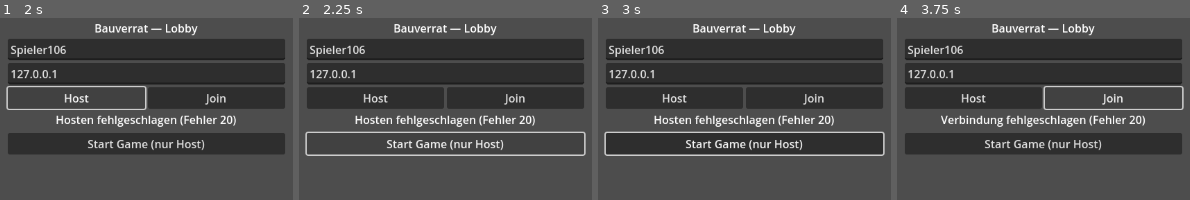
Above: before the commit, frames 1-4 (left to right).
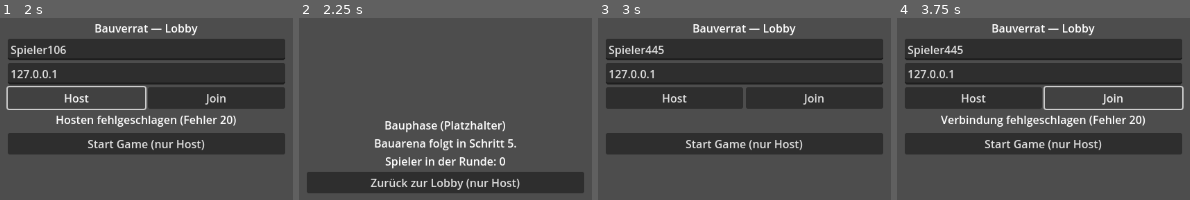
Above: after the commit, the same moments.

Repository: vilunacode/Blueprint-Liars
Game: Godot game, scene res://scenes/main/Main.tscn
The game is run twice, just before and just after one commit, with the same random seed, the same clock (stepped at 60 frames per second) and the same inputs.
Inputs (mouse positions are in pixels of both pictures, inside the frame that each line leads up to):
- Up to frame 1 (2 s): tap Enter at 0.5 s; click "Host" at 1.25 s
- Up to frame 2 (2.25 s): click "Start Game (nur Host)" at 2 s
- Up to frame 3 (3 s): click (744, 181) at 2.75 s, where only the run after the commit has a clickable "Zurück zur Lobby (nur Host)"
- Up to frame 4 (3.75 s): click "Join" at 3.5 s

Frame 1 is identical in both runs. In frame 2, 51% of the frame differs, in the area x 2-98%, y 3-97%; in frame 3, 4.0%; in frame 4, 0.2%.

Commit message:
Platzhalter-Szene für Bauphase ergänzen
Main.gd zeigte beim Wechsel Lobby -> Build bisher keine Reaktion,
da die echte BuildArena erst in Schritt 5 kommt. Ohne sichtbares
Feedback wirkte der funktionierende Start-Button/Phasenwechsel wie
ein Fehler beim Testen.

Co-Authored-By: Claude Opus 4.8 <noreply@anthropic.com>

Diff:
--- /dev/null
+++ b/scenes/build/BuildPlaceholder.gd
@@ -0,0 +1,17 @@
+extends Control
+
+## Temporärer Platzhalter, damit der Phasenwechsel Lobby -> Build sichtbar/testbar ist.
+## Wird in Schritt 5 durch die echte BuildArena (Slots, Bauteile) ersetzt.
+
+@onready var info_label: Label = $VBoxContainer/InfoLabel
+@onready var back_button: Button = $VBoxContainer/BackButton
+
+
+func _ready() -> void:
+	back_button.pressed.connect(_on_back_pressed)
+	back_button.visible = multiplayer.is_server()
+	info_label.text = "Bauphase (Platzhalter)\nBauarena folgt in Schritt 5.\nSpieler in der Runde: %d" % NetworkManager.players.size()
+
+
+func _on_back_pressed() -> void:
+	GameState.request_return_to_lobby()
--- /dev/null
+++ b/scenes/build/BuildPlaceholder.tscn
@@ -0,0 +1,36 @@
+[gd_scene load_steps=2 format=3]
+
+[ext_resource type="Script" path="res://scenes/build/BuildPlaceholder.gd" id="1"]
+
+[node name="BuildPlaceholder" type="Control"]
+layout_mode = 3
+anchors_preset = 15
+anchor_right = 1.0
+anchor_bottom = 1.0
+grow_horizontal = 2
+grow_vertical = 2
+script = ExtResource("1")
+
+[node name="VBoxContainer" type="VBoxContainer" parent="."]
+layout_mode = 1
+anchors_preset = 8
+anchor_left = 0.5
+anchor_top = 0.5
+anchor_right = 0.5
+anchor_bottom = 0.5
+offset_left = -200.0
+offset_top = -80.0
+offset_right = 200.0
+offset_bottom = 80.0
+grow_horizontal = 2
+grow_vertical = 2
+
+[node name="InfoLabel" type="Label" parent="VBoxContainer"]
+layout_mode = 2
+text = "Bauphase (Platzhalter)"
+horizontal_alignment = 1
+autowrap_mode = 2
+
+[node name="BackButton" type="Button" parent="VBoxContainer"]
+layout_mode = 2
+text = "Zurück zur Lobby (nur Host)"
--- a/scenes/main/Main.gd
+++ b/scenes/main/Main.gd
@@ -1,6 +1,7 @@
 extends Node
 
 const LOBBY_SCENE := preload("res://scenes/lobby/Lobby.tscn")
+const BUILD_PLACEHOLDER_SCENE := preload("res://scenes/build/BuildPlaceholder.tscn")
 
 @onready var current_scene_holder: Node = $CurrentScene
 
@@ -14,8 +15,10 @@
 	match new_phase:
 		GameState.Phase.LOBBY:
 			_show_scene(LOBBY_SCENE)
-		GameState.Phase.BUILD, GameState.Phase.REVEAL, GameState.Phase.STRESSTEST, GameState.Phase.SCORING:
-			pass  # folgt in Schritt 5+ (BuildArena, RevealCamera, StresstestRig, Scoring-UI)
+		GameState.Phase.BUILD:
+			_show_scene(BUILD_PLACEHOLDER_SCENE)
+		GameState.Phase.REVEAL, GameState.Phase.STRESSTEST, GameState.Phase.SCORING:
+			pass  # folgt in Schritt 9+ (RevealCamera, StresstestRig, Scoring-UI)
 
 
 func _show_scene(scene: PackedScene) -> void:
